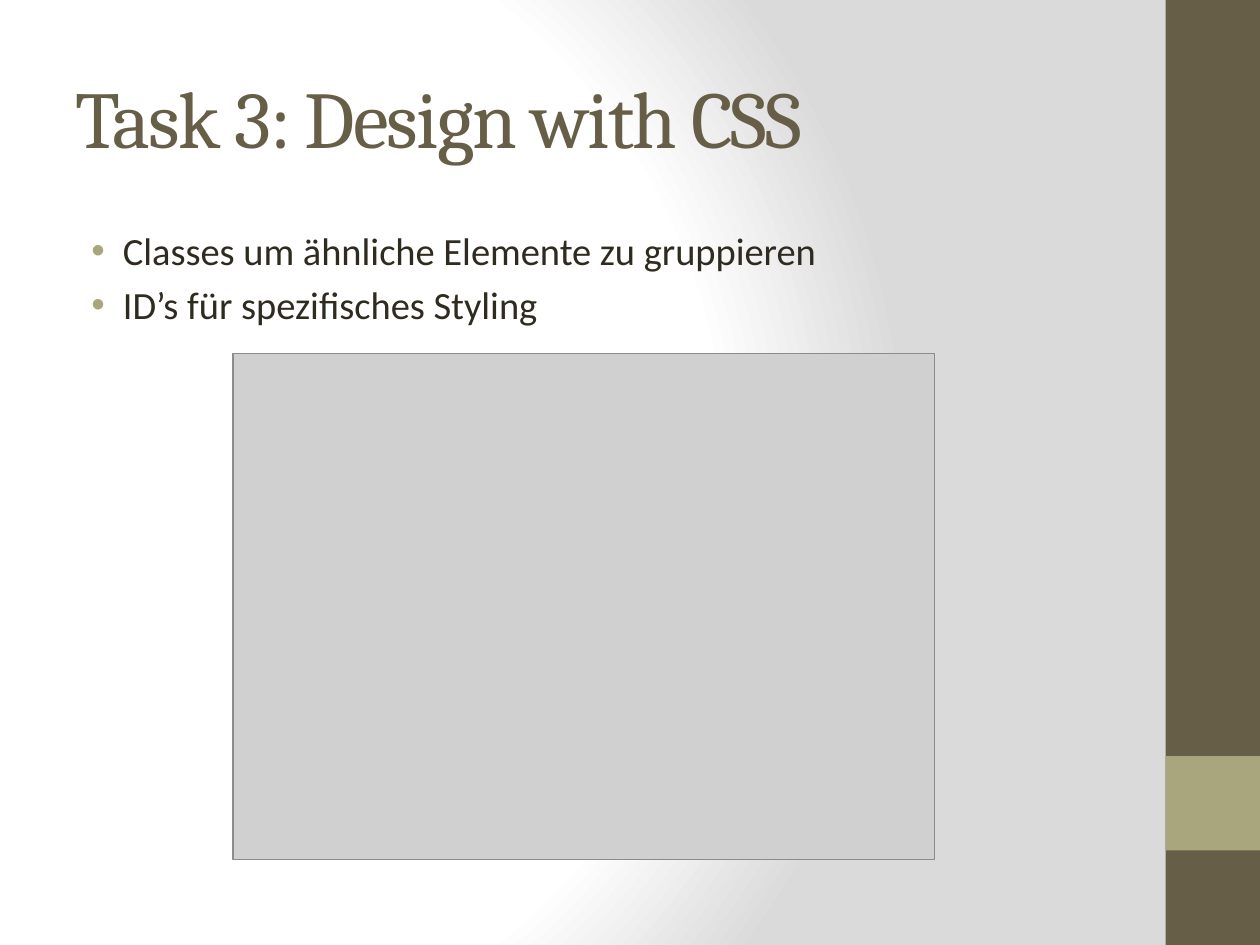
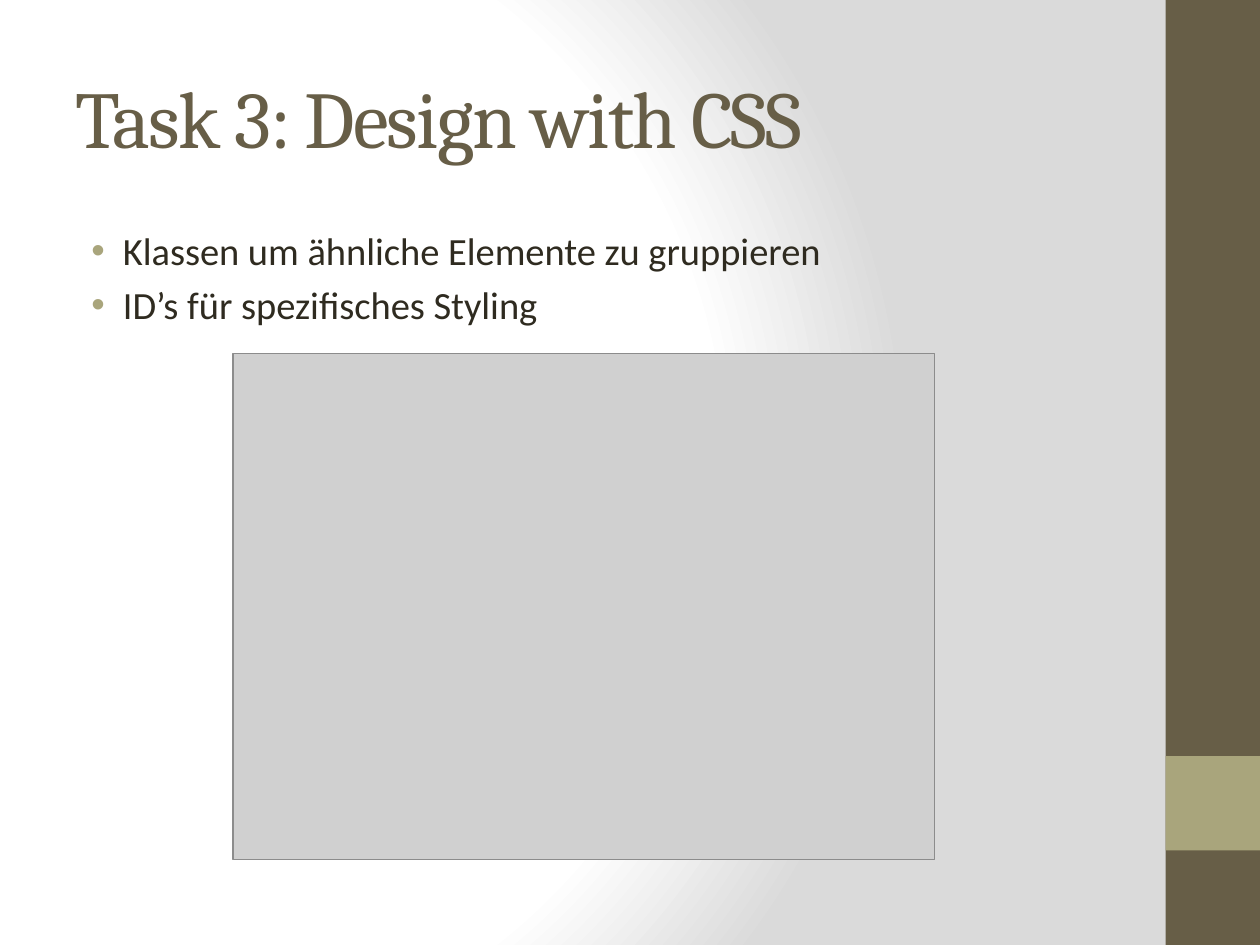
Before and after one commit to kochm8/ch.bfh.bti7054.w2014.p.beerwebshop, a slide deck: slide 6 of doc/Präsentation.pptx. Drawn at 1260x945 pixels with LibreOffice and Linux fonts; fonts in the diff are those of the drawing; grey boxes stand for pictures. Boxes give left, top, right and bottom in pixels: in the first picture for what was removed or moved away, otherwise in the second. Text is boxed around its words. In the diff, an @@ line names an element or a change of style, - is before the commit and + after.

```diff
--- a/doc/Präsentation.pptx
+++ b/doc/Präsentation.pptx
@@ text at <box>123,238,820,272</box>: text changed @@
-• Classes um ähnliche Elemente zu gruppieren
+• Klassen um ähnliche Elemente zu gruppieren
```
Also in this commit, not shown: 4 other slides changed, 1 slide added.
